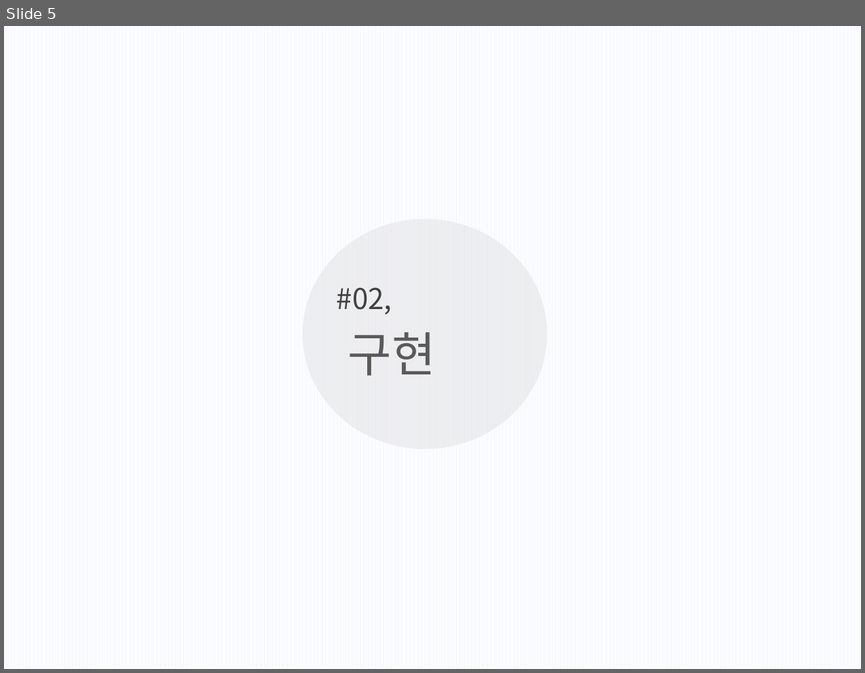
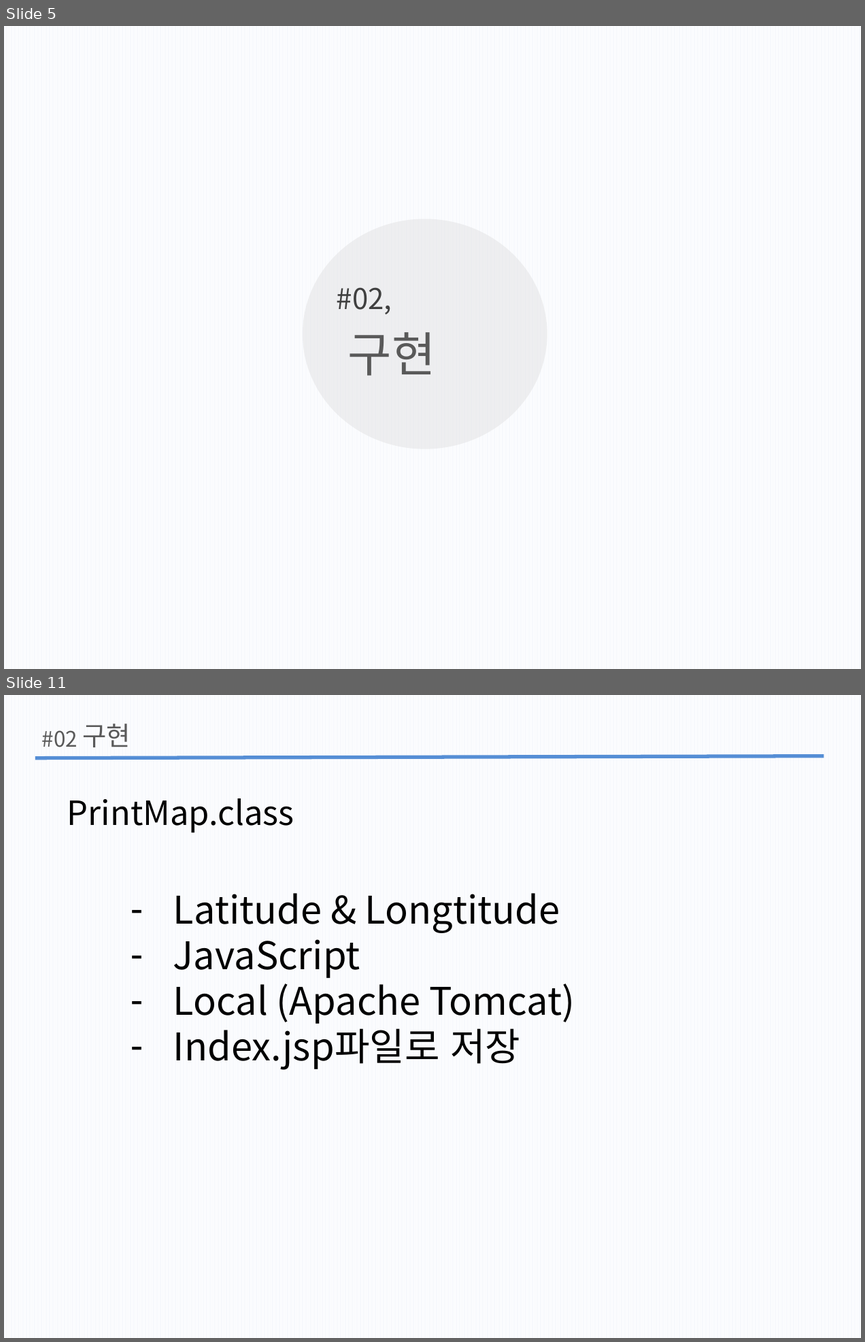
Before and after one commit to wlgh325/DS, a slide deck: 자구발표7주차.pptx. Shown one above the other, each under a label of ours: slide 5 before the commit, slides 5 and 11 after it; the slides between them are not shown. The pictures are 865x673 and 865x1342 pixels, drawn with LibreOffice and Linux fonts; fonts in the diff are those of the drawing. Boxes give left, top, right and bottom in pixels: in the first picture for what was removed or moved away, otherwise in the second. Text is boxed around its words. In the diff, an @@ line names an element or a change of style, - is before the commit and + after.

```diff
--- a/자구발표7주차.pptx
+++ b/자구발표7주차.pptx
@@ slide 11 added at box(4, 695, 861, 1338), background pattern #FFFFFF on #F6F8FC @@
@@ text added at box(42, 730, 77, 747), 18 pt, text #595959 @@
+#02
@@ text added at box(82, 724, 130, 747), 22 pt, text #595959 @@
+구현
@@ line added from (36, 758) to (824, 756), #558ED5 3 pt @@
@@ text added at box(67, 798, 294, 833), 28 pt, text #000000 @@
+PrintMap.class
@@ text added at box(173, 893, 575, 1070), 32 pt, text #000000 @@
+– Latitude & Longtitude
+– JavaScript
+– Local (Apache Tomcat)
+– Index.jsp파일로 저장
```
Also in this commit, not shown: 2 slides changed, 4 other slides added.
